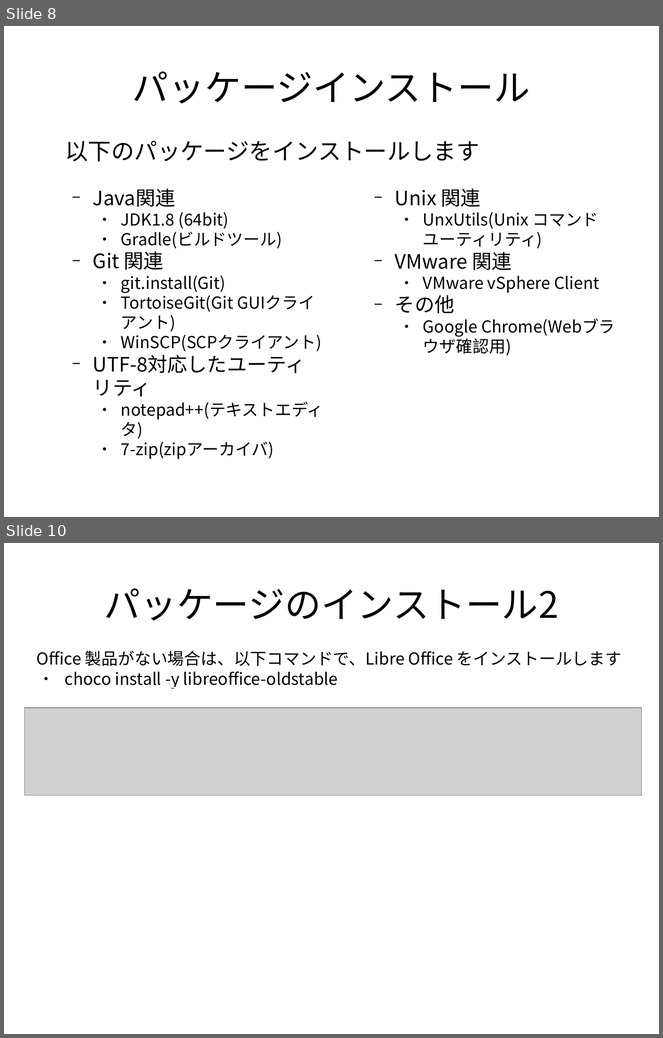
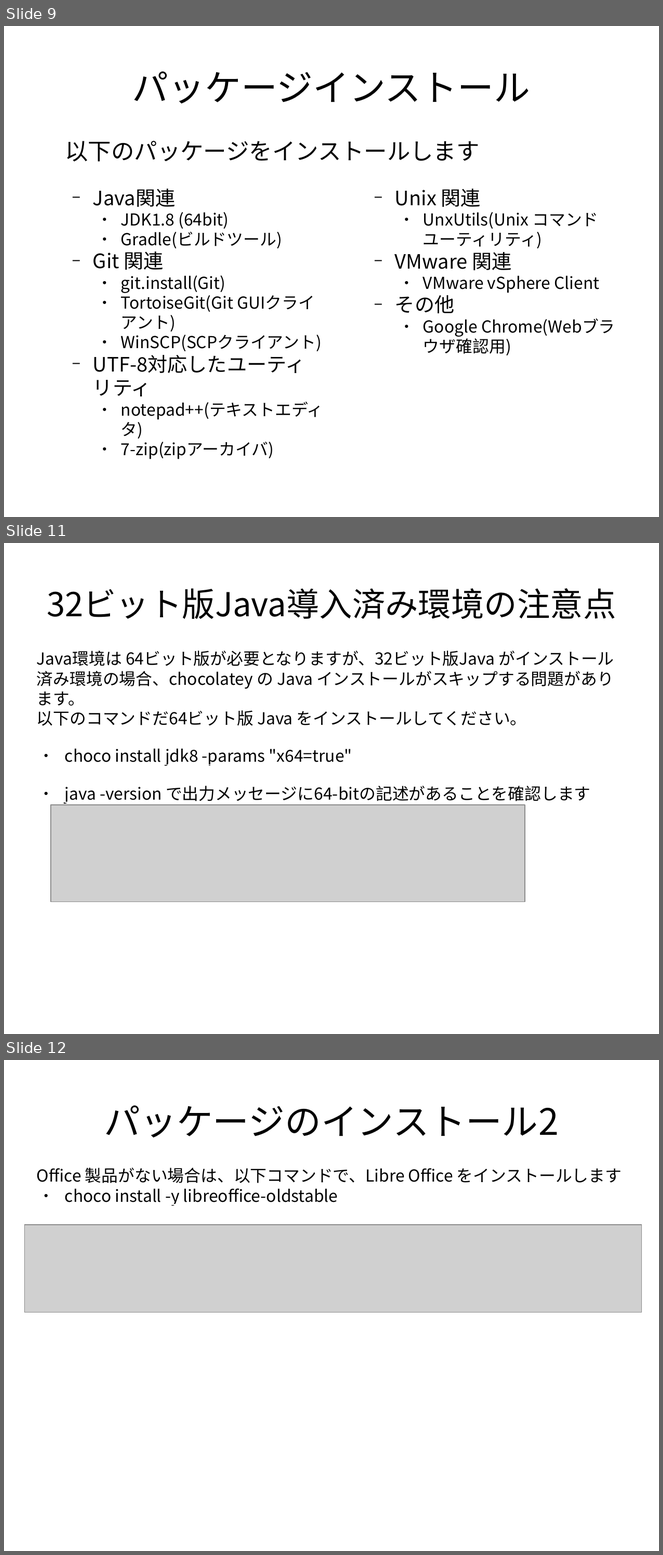
Before and after one commit to frsw3nr/gradle-server-acceptance, a slide deck: docs/jp/tutorial_test_pc.pptx. Shown one above the other, each under a label of ours: slides 8 and 10 before the commit, slides 9, 11 and 12 after it; the slides between them are not shown. The pictures are 663x1038 and 663x1555 pixels, drawn with LibreOffice and Linux fonts; fonts in the diff are those of the drawing; grey boxes stand for pictures. Boxes give left, top, right and bottom in pixels: in the first picture for what was removed or moved away, otherwise in the second. Text is boxed around its words. In the diff, an @@ line names an element or a change of style, - is before the commit and + after.

```diff
--- a/docs/jp/tutorial_test_pc.pptx
+++ b/docs/jp/tutorial_test_pc.pptx
@@ slide 11 added at <box>4,543,659,1034</box>, background #FFFFFF @@
@@ text added at <box>47,588,617,619</box>, 40 pt, text #000000 @@
+32ビット版Java導入済み環境の注意点
@@ text added at <box>37,651,614,804</box>, 20 pt, text #000000 @@
+Java環境は 64ビット版が必要となりますが、32ビット版Java がインストール済み環境の場合、chocolatey の Java インストールがスキップする問題があります。
+以下のコマンドだ64ビット版 Java をインストールしてください。
+● choco install jdk8 -params "x64=true"
+● java -version で出力メッセージに64-bitの記述があることを確認します
@@ picture added at <box>51,805,526,902</box> @@
@@ what was slide 8 is now slide 9 @@
@@ what was slide 10 is now slide 12 @@
```
Also in this commit, not shown: 6 slides changed, 2 other slides added, 23 other files.
